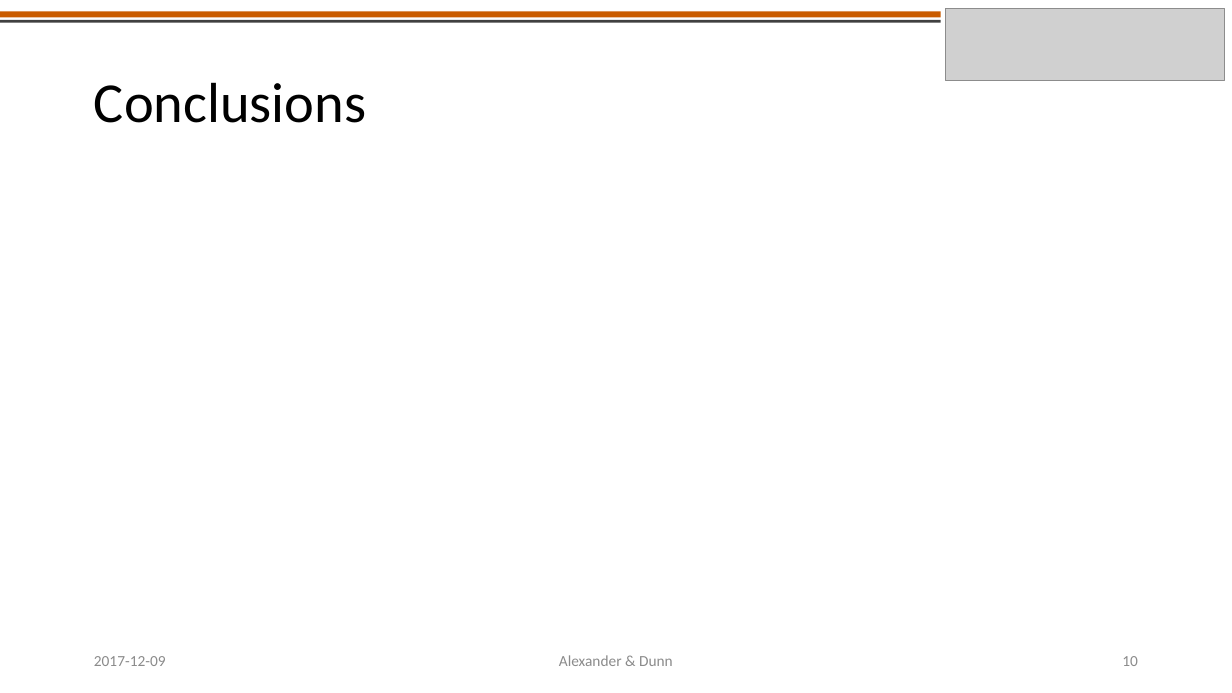
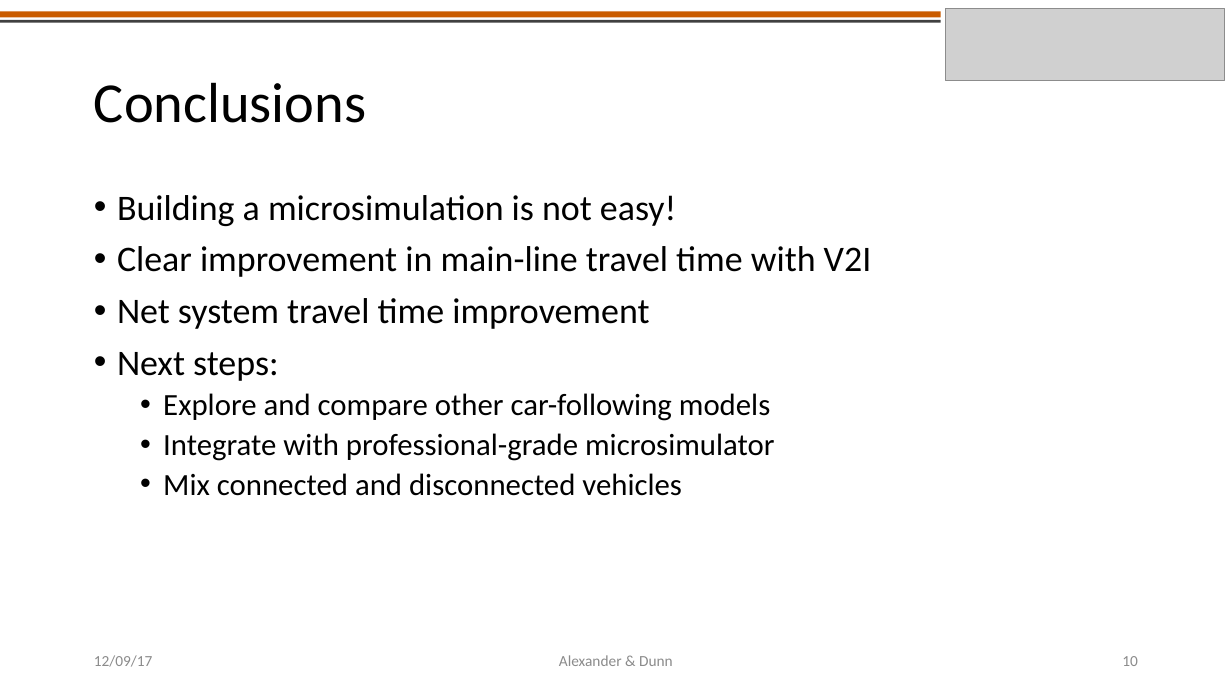
Before and after one commit to americalexander/mrFinishLine, a slide deck: slide 10 of CE391F_project_presentation_alexander_dunn.pptx. Drawn at 1232x693 pixels with LibreOffice and Linux fonts; fonts in the diff are those of the drawing; grey boxes stand for pictures. Boxes give left, top, right and bottom in pixels: in the first picture for what was removed or moved away, otherwise in the second. Text is boxed around its words. In the diff, an @@ line names an element or a change of style, - is before the commit and + after.

```diff
--- a/CE391F_project_presentation_alexander_dunn.pptx
+++ b/CE391F_project_presentation_alexander_dunn.pptx
@@ text added at (x1=117, y1=195, x2=872, y2=496), 24 pt, text #000000 @@
+• Building a microsimulation is not easy!
+• Clear improvement in main-line travel time with V2I
+• Net system travel time improvement
+• Next steps:
+  • Explore and compare other car-following models
+  • Integrate with professional-grade microsimulator
+  • Mix connected and disconnected vehicles
@@ text at (x1=94, y1=655, x2=153, y2=667): text changed @@
-2017-12-09
+12/09/17
```
Also in this commit, not shown: 9 other slides changed.
